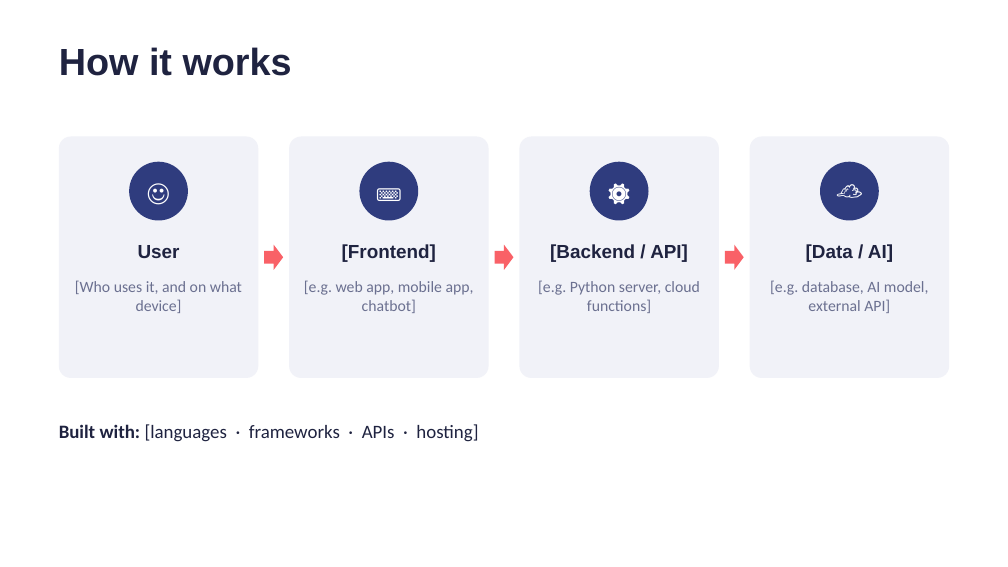
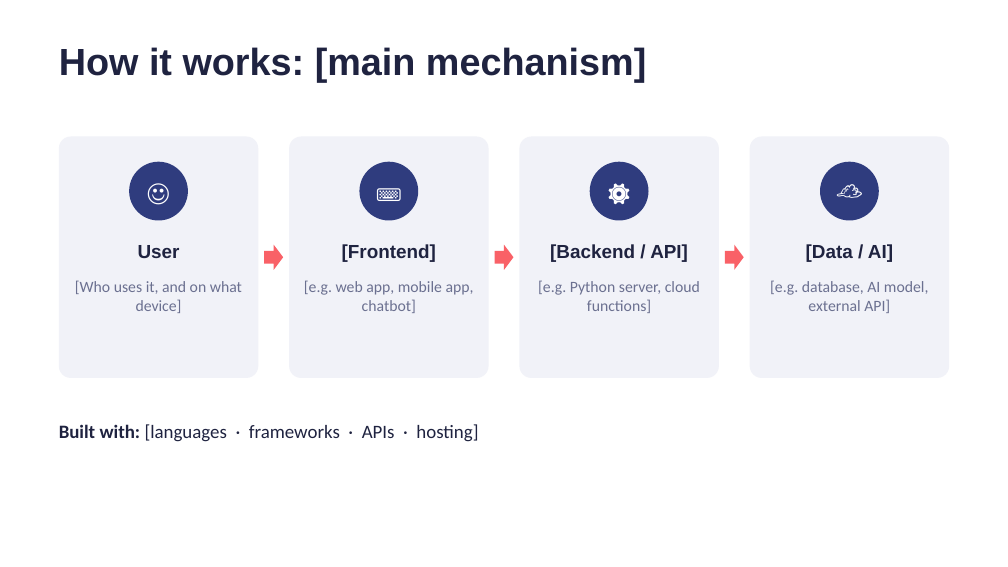
Before and after one commit to OP793/Table7, a slide deck: slide 5 of presentation/Table7-pitch-deck.pptx. Drawn at 1008x567 pixels with LibreOffice and Linux fonts; fonts in the diff are those of the drawing. Boxes give left, top, right and bottom in pixels: in the first picture for what was removed or moved away, otherwise in the second. Text is boxed around its words. In the diff, an @@ line names an element or a change of style, - is before the commit and + after.

```diff
--- a/presentation/Table7-pitch-deck.pptx
+++ b/presentation/Table7-pitch-deck.pptx
@@ title at box(59, 47, 646, 82): text changed @@
-How it works
+How it works: [main mechanism]
```
Also in this commit, not shown: 2 other slides changed.
